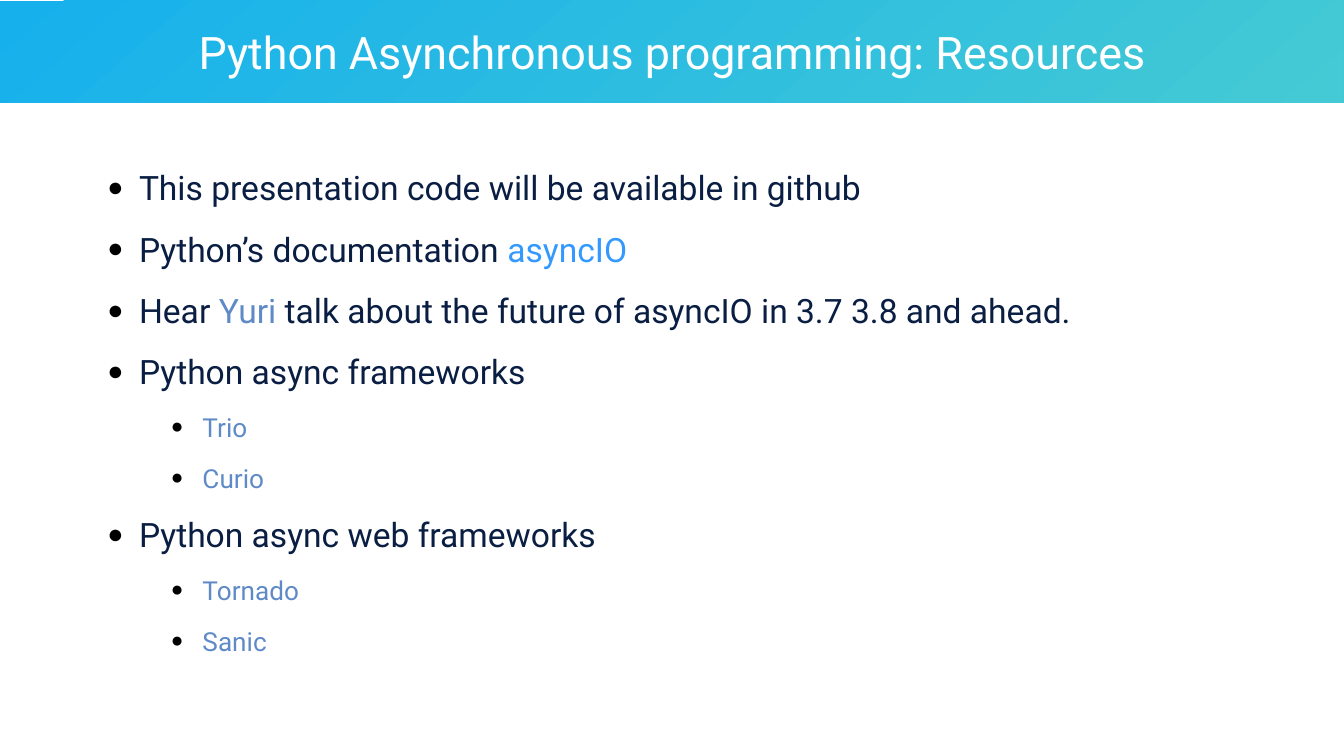
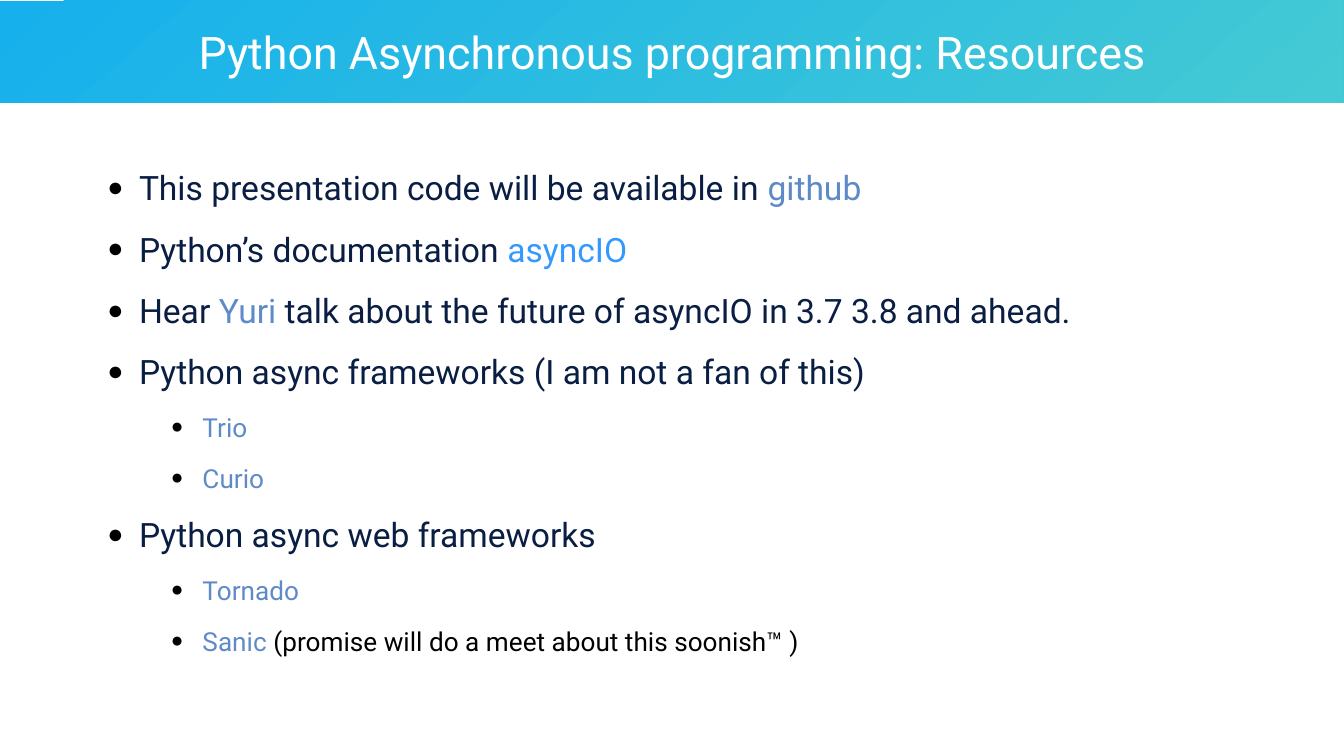
Before and after one commit to monobot/asyncio_meet, a slide deck: slide 29 of python async and await.odp. Drawn at 1344x756 pixels with LibreOffice and Linux fonts; fonts in the diff are those of the drawing. Boxes give left, top, right and bottom in pixels: in the first picture for what was removed or moved away, otherwise in the second. Text is boxed around its words. In the diff, an @@ line names an element or a change of style, - is before the commit and + after.

Commit message:
updated some examples, and presentation

```diff
--- a/python async and await.odp
+++ b/python async and await.odp
@@ text at [139, 174, 862, 207]: text colour #091E42 to #5E8AC7 in "github" @@
@@ text at [139, 357, 865, 392]: text changed @@
-● Python async frameworks
+● Python async frameworks (I am not a fan of this)
@@ text at [202, 630, 782, 657]: text changed; text colour #5E8AC7 to #000000 @@
-    ● Sanic
+    ● Sanic (promise will do a meet about this soonish™ )
```
Also in this commit, not shown: 3 other files.
